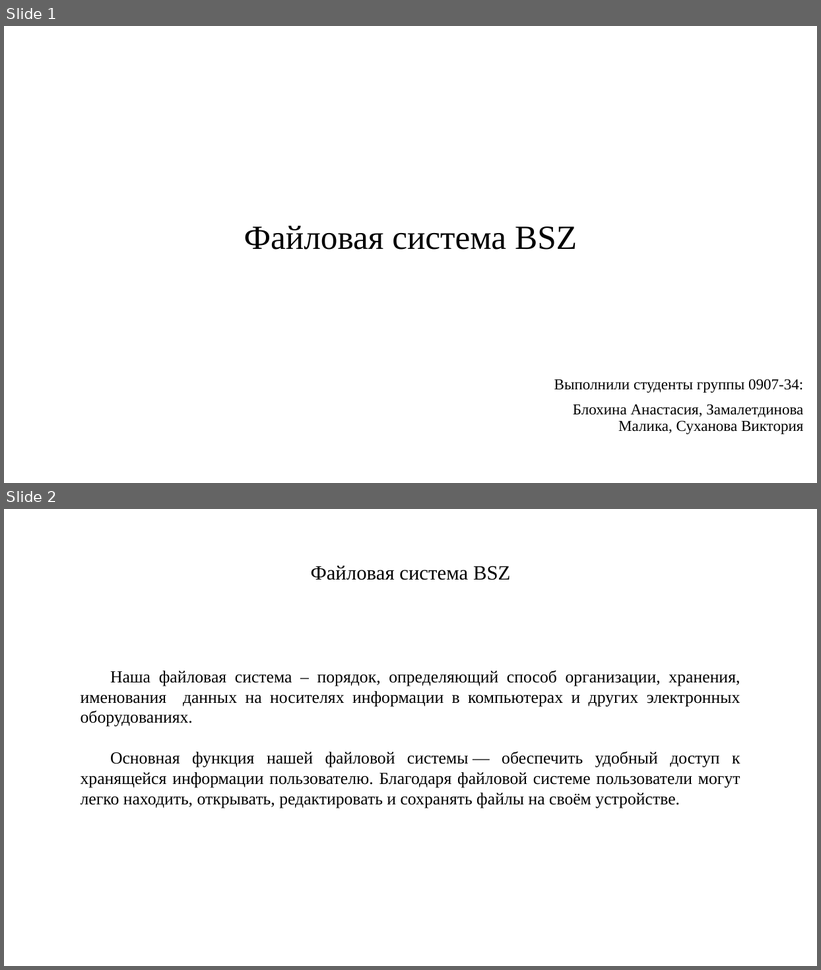
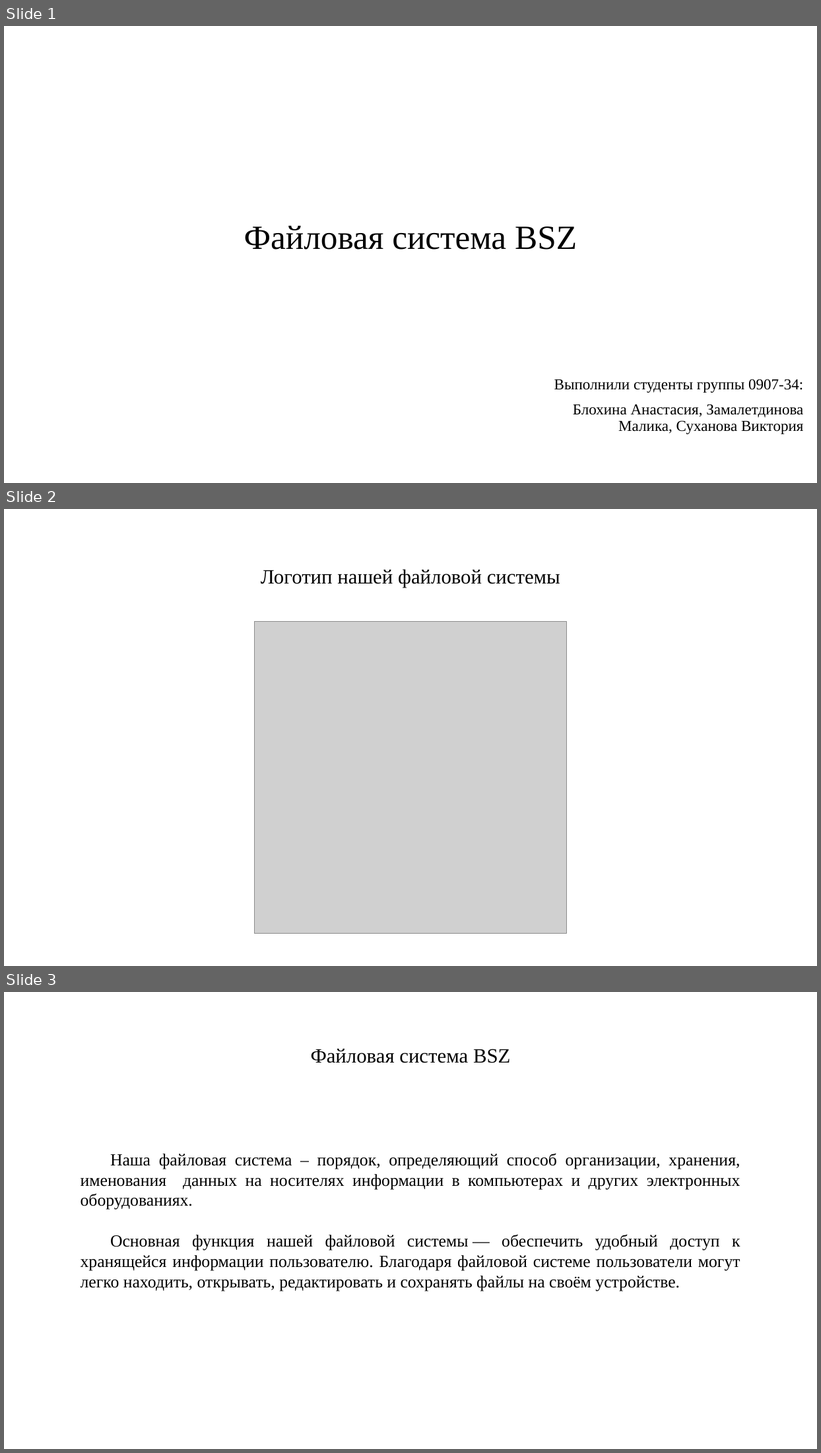
Before and after one commit to Zammalika27/BSZ, a slide deck: Файловая система BSZ .pptx. Shown one above the other, each under a label of ours: slides 1 and 2 before the commit, slides 1, 2 and 3 after it. The pictures are 821x970 and 821x1453 pixels, drawn with LibreOffice and Linux fonts; fonts in the diff are those of the drawing; grey boxes stand for pictures. Boxes give left, top, right and bottom in pixels: in the first picture for what was removed or moved away, otherwise in the second. Text is boxed around its words. In the diff, an @@ line names an element or a change of style, - is before the commit and + after.

```diff
--- a/Файловая система BSZ .pptx
+++ b/Файловая система BSZ .pptx
@@ slide 2 added at box(4, 509, 817, 966), background #FFFFFF @@
@@ title added at box(261, 569, 560, 588), 24 pt, text #000000 @@
+Логотип нашей файловой системы
@@ picture added at box(255, 622, 567, 934) @@
@@ what was slide 2 is now slide 3 @@
```
Also in this commit, not shown: 1 other slide added.
